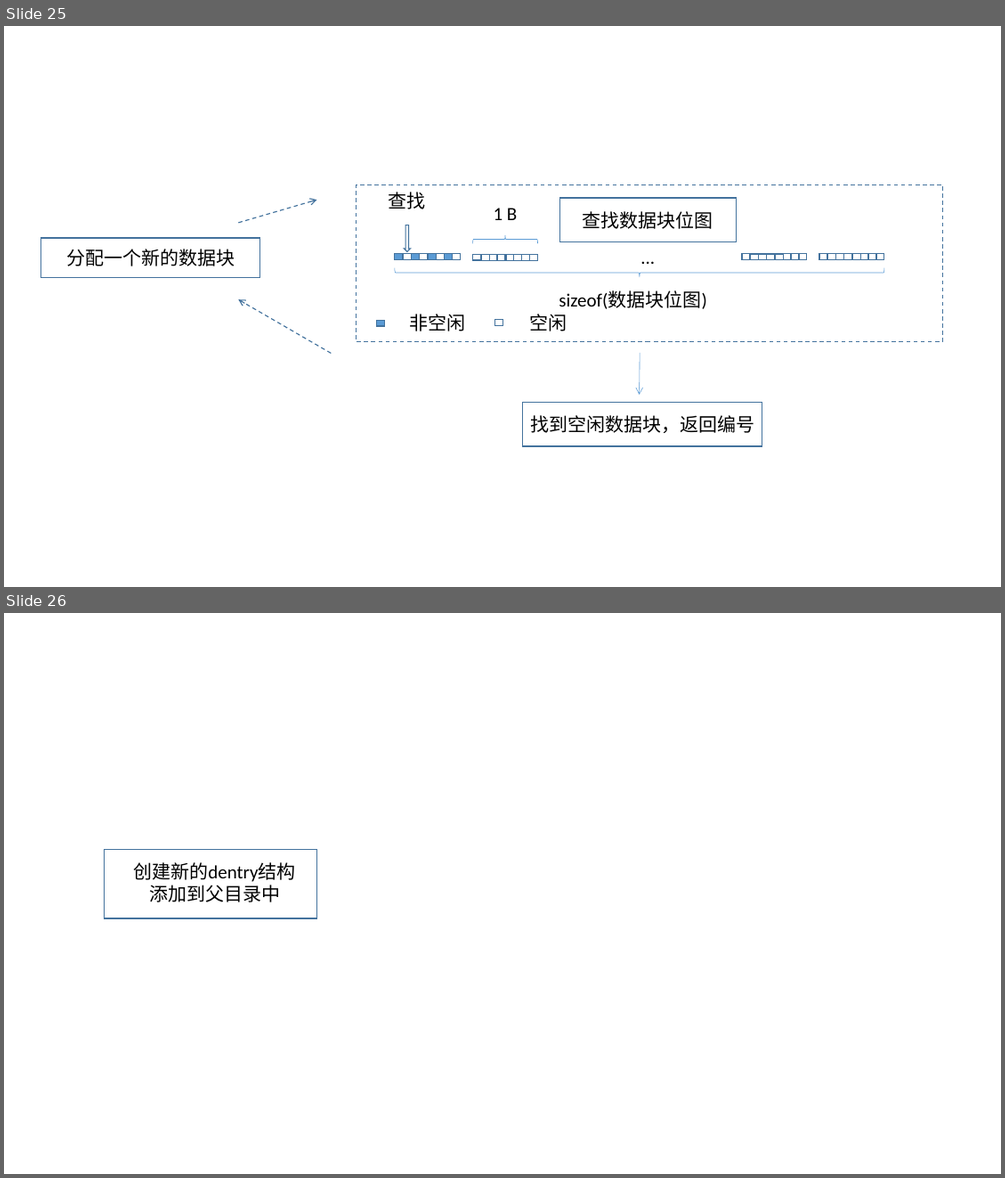
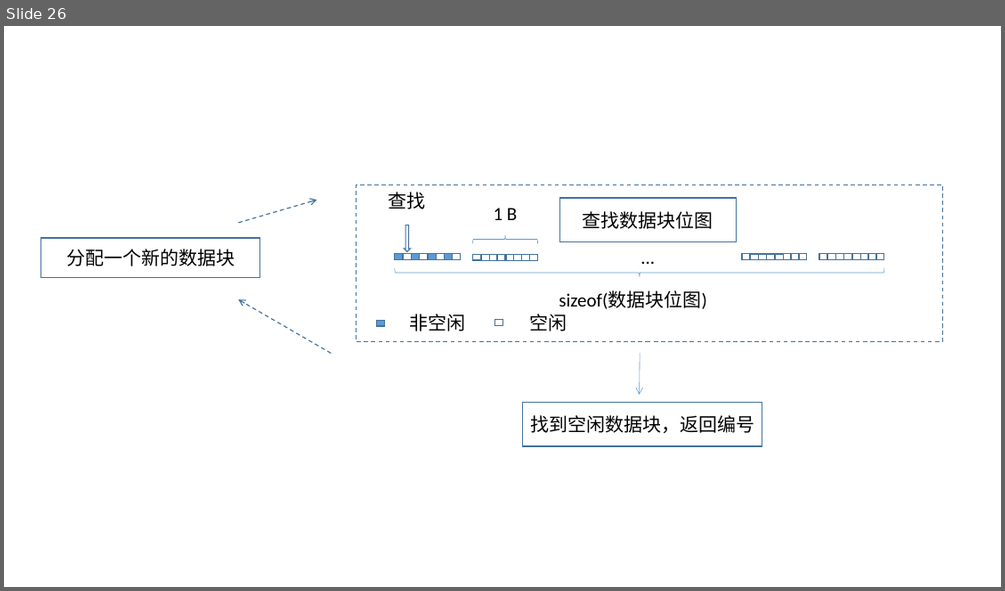
Before and after one commit to hitsz-cslab/os-labs, a slide deck: docs/lab5/图片.pptx. Shown one above the other, each under a label of ours: slides 25 and 26 before the commit, slide 26 after it. The pictures are 1005x1178 and 1005x591 pixels, drawn with LibreOffice and Linux fonts; fonts in the diff are those of the drawing. Boxes give left, top, right and bottom in pixels: in the first picture for what was removed or moved away, otherwise in the second. Text is boxed around its words. In the diff, an @@ line names an element or a change of style, - is before the commit and + after.

```diff
--- a/docs/lab5/图片.pptx
+++ b/docs/lab5/图片.pptx
@@ slide 26 removed at [4,613,1001,1174], background #FFFFFF @@
@@ rectangle removed at [105,850,317,919] @@
@@ text removed at [133,862,295,902] @@
-创建新的dentry结构
-添加到父目录中
@@ what was slide 25 is now slide 26 @@
```
Also in this commit, not shown: 2 slides changed, 3 slides added, 7 other files.
